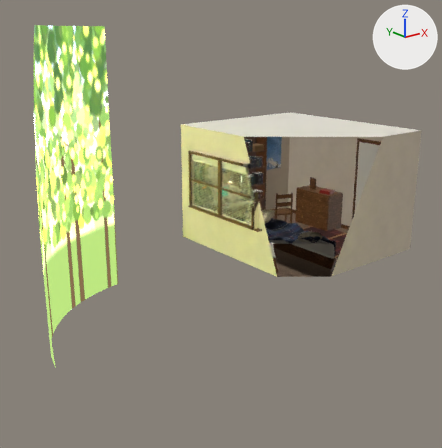
Two versions of the glTF model assets/room.glb, one commit apart.
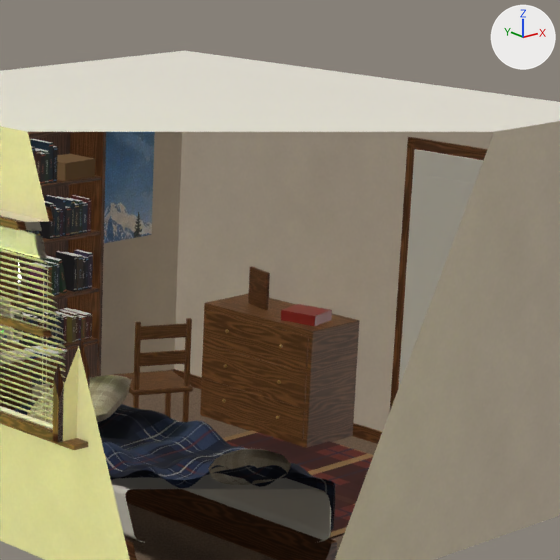
There are two pictures of each version: one whole from a 50 mm lens placed at (-7.33, -10.5, 4.28), pointed at (-0.25, -1.65, 0.74), one close up on the part from 53% to 91% of the width and 22% to 59% of the height. Every picture has the same lights, and +X, +Y and +Z are marked at upper right. The first two pictures are the older version. Everything nearer to the camera than a plane just in front of the edit is cut away. Vertices at exactly the same position are counted once.

Names of what the first close-up shows: 'atlas_A', 'atlas_B', 'atlas_C', 'atlas_D', 'atlas_E', 'atlas_F'.
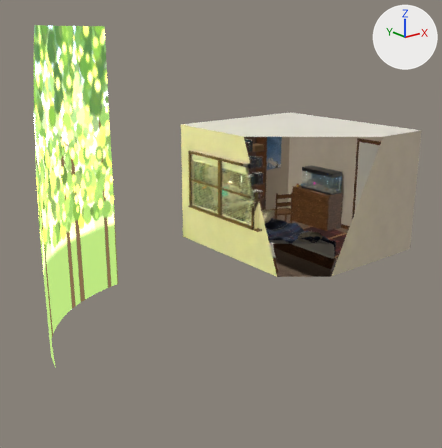
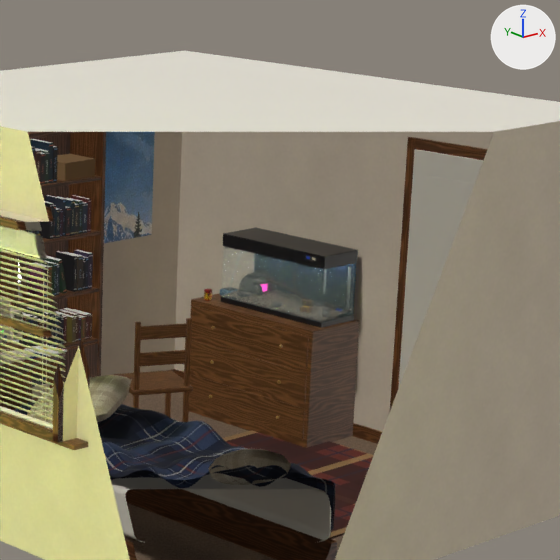
Diff of the bpy script that builds the scene:
```diff
--- a/assets/room.glb.py
+++ b/assets/room.glb.py
@@ me_atlas_a @@
-me_atlas_a.from_pydata(...)  # 3226 vertices, 5408 faces; spans x -0.14..3.2, y -3.6..0.0, z 0.0..2.45
+me_atlas_a.from_pydata(...)  # 3162 vertices, 5292 faces; spans x -0.14..3.2, y -3.6..0.0, z 0.0..2.45
+# me_atlas_a part 1: the loose piece of 56 vertices spanning x 2.89..2.97, y -1.17..-0.95, z 0.82..1.08 is deleted
+# me_atlas_a part 2: the loose piece of 8 vertices spanning x 2.78..3.04, y -1.67..-1.37, z 0.82..0.89 is deleted
+# me_atlas_a part 3
+# 111 vertices in x 2.71..3.19, y -0.78..-0.75, z 0.0..0.82 move by (0.0, 0.13, 0.0)
+# 1 vertex moves from x 3.19, y -0.75, z 0.01 to x 3.19, y -0.62, z 0.0
 me_atlas_a.materials.append(mat_wall)
@@ me_atlas_a @@
 me_atlas_a.materials.append(mat_poster)
-me_atlas_a.materials.append(mat_red_plastic)  # red #8a2420
@@ ob_fx_tank_glass_l @@
+ob_fx_tank_glass_l = bpy.data.objects.new('fx_tank_glass_l', me_fx_tank_glass_l)  # a box spanning x 2.84..3.15, y -1.72..-1.715, z 0.826..1.245; in mat_fx_glass (pale green #cfe8e0)
+ob_fx_tank_glass_l.location = (0.0, 0.0, 0.0)
@@ ob_fx_tank_glass_f @@
+ob_fx_tank_glass_f = bpy.data.objects.new('fx_tank_glass_f', me_fx_tank_glass_f)  # a box spanning x 2.835..2.84, y -1.72..-0.8, z 0.826..1.245; in mat_fx_glass (pale green #cfe8e0)
+ob_fx_tank_glass_f.location = (0.0, 0.0, 0.0)
@@ ob_fx_tank_glass_b @@
+ob_fx_tank_glass_b = bpy.data.objects.new('fx_tank_glass_b', me_fx_tank_glass_b)  # a box spanning x 3.15..3.155, y -1.72..-0.8, z 0.826..1.245; in mat_fx_glass (pale green #cfe8e0)
+ob_fx_tank_glass_b.location = (0.0, 0.0, 0.0)
@@ ob_atlas_h @@
+ob_atlas_h = bpy.data.objects.new('atlas_H', me_atlas_h)  # 9891 vertices, 19216 faces; spans x 2.767..3.16, y -1.723..-0.668, z 0.82..1.304; in mat_black_plastic (black #17171a), mat_beige_plastic (pale yellow #d8cfba), mat_switch_blue (blue #2448c8), mat_tank_backdrop (picture img_tank_backdrop), mat_gravel (picture img_gravel), mat_tank_rock (picture img_rock), mat_driftwood (brown #3d2a1b), mat_wood_mid (picture img_wood_mid), mat_brass (brown #9a7a3a), mat_gold (yellow #c9a030), mat_tank_tube (light grey #c4cfca), mat_pump_plastic (blue #4d7088), mat_fishfood (picture img_fishfood), mat_red_plastic (red #8a2420)
+ob_atlas_h.location = (0.0, 0.0, 0.0)
```

Where the change shows, as pixel boxes (x1, y1, x2, y2) in the close-ups (560 x 560 px; the box of a moved part takes in the faces that stretch with it):
'fx_tank_glass_f', added: after (221, 246, 325, 322)
'atlas_H', added: after (204, 227, 358, 328)
'fx_tank_glass_l', added: after (322, 263, 356, 322)
part 1 of me_atlas_a, deleted (brown): before (248, 266, 270, 310)
part 2 of me_atlas_a, deleted (red): before (281, 304, 332, 326)
part 3 of me_atlas_a, moved or reshaped: before (200, 293, 357, 447); after (189, 293, 357, 447)
